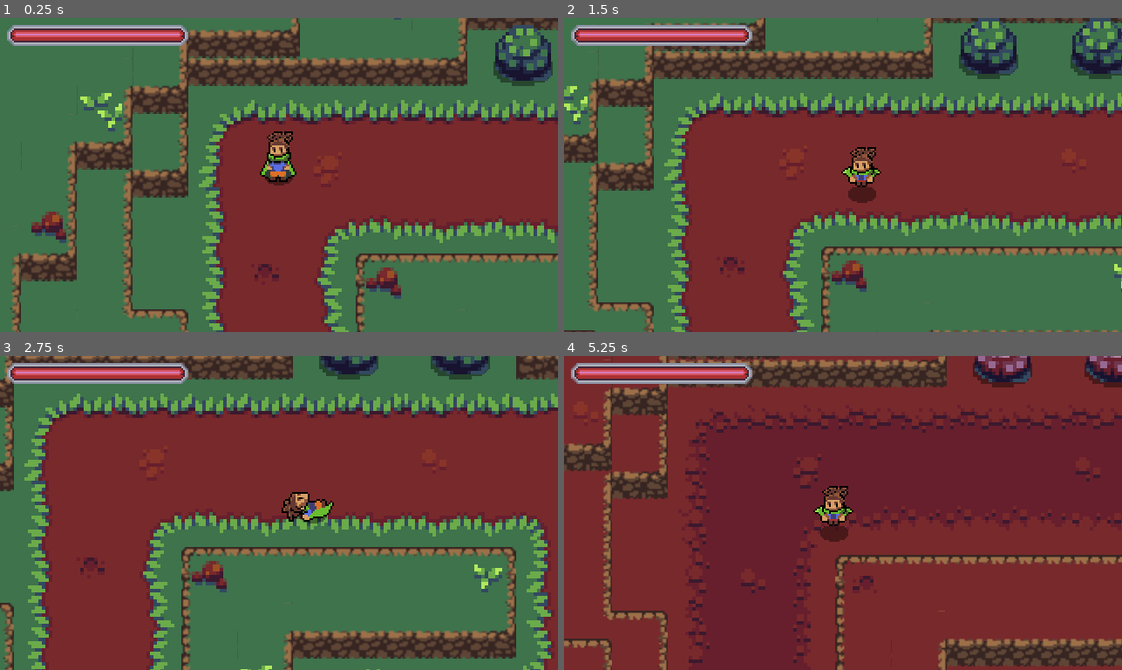
Above: before the commit, frames 1-4 (two rows, left to right).
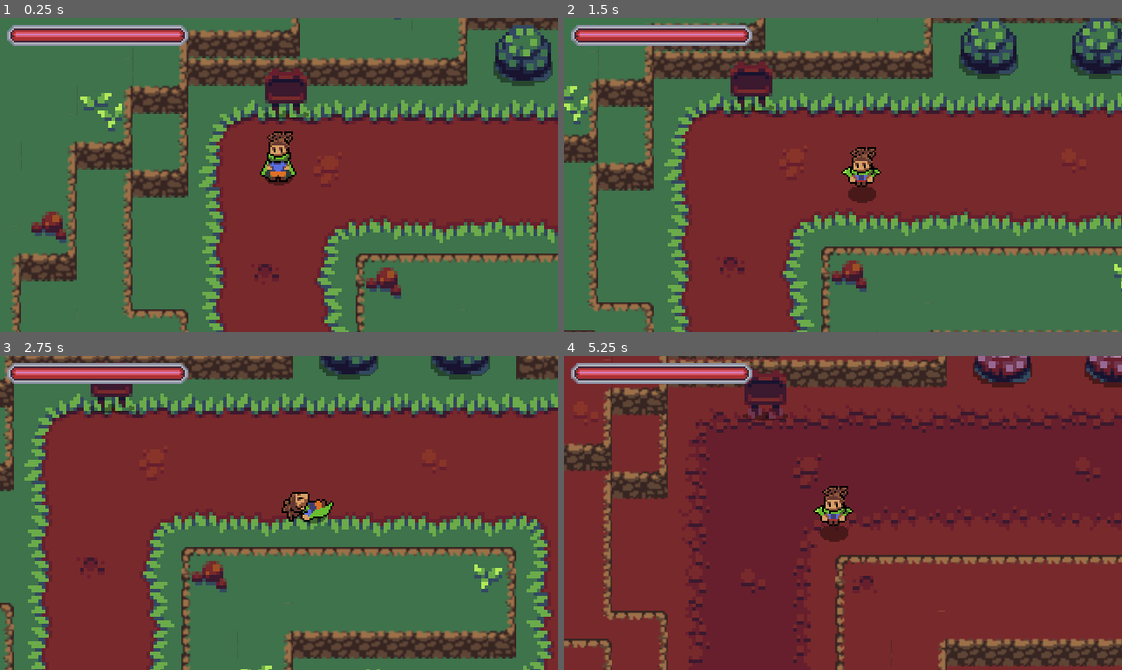
Above: after the commit, the same moments.

Repository: Thomas-Arndt/RPG.1
Game: Godot game, scene res://World/World.tscn
Two runs of this game, one before a commit and one after it. Both use one fixed random seed, a clock stepped at 60 frames per second and the inputs below.
Inputs:
- Up to frame 1 (0.25 s): no input
- Up to frame 2 (1.5 s): tap Enter at 0.5 s; hold Right (ui_right) 0.53-1.28 s; tap R (attack) at 0.6 s; tap E (roll) at 0.8, 1.35 s; hold Down (ui_down) from 1.28 s (still down)
- Up to frame 3 (2.75 s): tap R (attack) at 1.55, 2.1 s; release Down (ui_down) at 2.03 s; hold Right (ui_right) from 2.03 s (still down); tap E (roll) at 2.3 s
- Up to frame 4 (5.25 s): release Right (ui_right) at 2.78 s; hold Up (ui_up) 2.78-3.53 s; tap T (d_shift) at 2.85 s; tap R (attack) at 3.05, 4.35 s; hold Left (ui_left) 3.53-5.03 s; tap E (roll) at 3.6, 5.1 s; hold Down (ui_down) from 5.03 s (still down)

The runs differ from the first frame. In frame 1, 0.9% of the frame differs, in the area x 47-56%, y 16-33%; in frame 2, 0.9%; in frame 3, 0.5%; in frame 4, 0.9%.

Commit message:
Addition of quest system with ability to have available, active and completed quests. delivering of quests is yet to come.

Diff:
--- a/Enemies/GreenVoidBlob.gd
+++ b/Enemies/GreenVoidBlob.gd
@@ -1,6 +1,7 @@
 extends "res://Enemies/VoidBlob.gd"
 
 const DeathEffect = preload("res://Effects/EnemyEffects/VoidBlob/GreenVoidBlobDeathEffect.tscn")
+const masterScene: PackedScene = preload("res://Enemies/VoidBlob.tscn")
 
 func match_dimension():
 	if WorldStats.DIMENSION == true:
--- a/Enemies/RedVoidBlob.gd
+++ b/Enemies/RedVoidBlob.gd
@@ -1,6 +1,7 @@
 extends "res://Enemies/VoidBlob.gd"
 
 const DeathEffect = preload("res://Effects/EnemyEffects/VoidBlob/RedVoidBlobDeathEffect.tscn")
+const masterScene: PackedScene = preload("res://Enemies/VoidBlob.tscn")
 
 func match_dimension():
 	if WorldStats.DIMENSION == true:
--- a/Enemies/VoidBlob.gd
+++ b/Enemies/VoidBlob.gd
@@ -1,4 +1,8 @@
 extends KinematicBody2D
+
+class_name VoidBlob
+
+signal died(enemy)
 
 export var ACCELERATION = 200
 export var MAX_SPEED = 35
@@ -113,6 +117,7 @@
 	hurt_box.start_invincible(0.4)
 
 func _on_Stats_no_health():
+	emit_signal("died", self)
 	queue_free()
 	death_animation()
 
--- a/Enemies/VoidBlob.tscn
+++ b/Enemies/VoidBlob.tscn
@@ -762,7 +762,7 @@
 [sub_resource type="CircleShape2D" id=24]
 radius = 31.0
 
-[node name="VoidBlob" type="KinematicBody2D"]
+[node name="VoidBlob" type="KinematicBody2D" groups=["enemies"]]
 position = Vector2( 0, -6 )
 collision_layer = 16
 collision_mask = 32
--- a/Player/Player.gd
+++ b/Player/Player.gd
@@ -57,6 +57,9 @@
 		if detection_zone.can_interact() and roll_vector == Vector2.UP:
 			if detection_zone.target.hasText() && TextBox.complete:
 				TextBox.queue_text(detection_zone.target.text)
+			if detection_zone.target.quest_reference != null:
+				var quest_reference: Quest = detection_zone.target.quest_reference.instance()
+				QuestSystem.start(quest_reference)
 		elif TextBox.complete:
 			state = ATTACK
 
--- a/UI/UITextBox.gd
+++ b/UI/UITextBox.gd
@@ -27,7 +27,6 @@
 				display_text()
 		States.READING:
 			if Input.is_action_just_pressed("attack") and label.percent_visible > 0.05:
-				print(label.percent_visible)
 				label.percent_visible = 1.0
 				$Tween.remove_all()
 				end_symbol.text = "v"
--- a/Utils/Overlap/InteractionZone.gd
+++ b/Utils/Overlap/InteractionZone.gd
@@ -1,6 +1,27 @@
 extends Area2D
 
 export var text = []
+export var quest_reference: PackedScene = null
 
 func hasText():
 	return len(text) > 0
+
+#export var quest_reference: PackedScene
+#var quest: Quest = null
+#var active: bool = true
+
+#func _ready() -> void:
+#	assert(quest_reference)
+#	quest = QuestSystem.find_available(quest_reference.instance())
+#	quest.connect("started", self, "On_Quest_started")
+
+#func _on_Quest_started():
+#	active = false
+
+#func interact() -> void:
+#	if not active:
+#		return
+#	var quest: Quest = quest_reference.instance()
+#	if not QuestSystem.is_available(quest):
+#		return
+#	QuestSystem.start(quest)
--- /dev/null
+++ b/Utils/QuestSystem/Objectives/QuestObjective.gd
@@ -0,0 +1,14 @@
+extends Node
+class_name QuestObjective
+
+signal completed(objective)
+signal updated(objective)
+
+var completed: bool = false
+
+func finish() -> void:
+	completed = true
+	emit_signal("completed", self)
+
+func as_text() -> String:
+	return"Objective %s as_text method should be overridden" % get_path()
--- /dev/null
+++ b/Utils/QuestSystem/Objectives/QuestObjective.tscn
@@ -0,0 +1,6 @@
+[gd_scene load_steps=2 format=2]
+
+[ext_resource path="res://Utils/QuestSystem/Objectives/QuestObjective.gd" type="Script" id=1]
+
+[node name="QuestObjective" type="Node"]
+script = ExtResource( 1 )
--- /dev/null
+++ b/Utils/QuestSystem/Objectives/QuestSlayObjective.gd
@@ -0,0 +1,25 @@
+extends QuestObjective
+class_name QuestSlayObjective
+
+export var amount: int
+export var target_to_slay: PackedScene
+
+func connect_signals() -> void:
+	for enemy in get_tree().get_nodes_in_group("enemies"):
+		enemy.connect("died", self, "_on_enemy_died")
+
+func _on_enemy_died(enemy) -> void:
+	print(enemy.masterScene.resource_path)
+	print(target_to_slay.resource_path)
+	if completed or enemy.masterScene.resource_path != target_to_slay.resource_path:
+		return
+	amount -= 1
+	emit_signal("updated", self)
+	if amount == 0 and not completed:
+		finish()
+
+func as_text() -> String:
+	return(
+		"Banish %s %s(s) %s"
+		% [str(amount), target_to_slay.instance().name, "(completed)" if completed else ""]
+	)
--- /dev/null
+++ b/Utils/QuestSystem/Objectives/QuestSlayObjective.tscn
@@ -0,0 +1,6 @@
+[gd_scene load_steps=2 format=2]
+
+[ext_resource path="res://Utils/QuestSystem/Objectives/QuestSlayObjective.gd" type="Script" id=1]
+
+[node name="QuestSlayObjective" type="Node"]
+script = ExtResource( 1 )
--- /dev/null
+++ b/Utils/QuestSystem/Quest.gd
@@ -0,0 +1,54 @@
+extends Node
+class_name Quest
+
+signal started
+signal completed
+signal delivered
+
+onready var objectives = $Objectives
+onready var _reward_items: Node = $ItemRewards
+
+export var title: String
+export var description: String
+
+export var reward_on_delivery: bool = false
+export var _reward_experience: int
+
+func _start():
+	for objective in get_objectives():
+		objective.connect("completed", self, "_on_Objective_completed")
+	emit_signal("started")
+
+func get_objectives():
+	return objectives.get_children()
+
+func get_completed_objectives():
+	var completed: Array = []
+	for objective in get_objectives():
+		if not objective.completed:
+			continue
+		completed.append(objective)
+	return completed
+
+func _on_Objective_completed(objective) -> void:
+	if get_completed_objectives().size() == get_objectives().size():
+		emit_signal("completed")
+
+func _deliver():
+	emit_signal("delivered")
+
+func notify_slay_objectives() -> void:
+	for objective in get_objectives():
+		if not objective is QuestSlayObjective:
+			continue
+		(objective as QuestSlayObjective).connect_signals()
+
+func get_rewards() -> Dictionary:
+	return {'experience': _reward_experience, 'items': _reward_items.get_children()}
+
+func get_rewards_as_test() -> Array:
+	var text := []
+	text.append(" - Experience: %s" % str(_reward_experience))
+	for item in _reward_items.get_children():
+		text.append(" - [%s] x (%s)\n" % [item.item.name, str(item.amount)])
+	return text
--- /dev/null
+++ b/Utils/QuestSystem/Quest.tscn
@@ -0,0 +1,10 @@
+[gd_scene load_steps=2 format=2]
+
+[ext_resource path="res://Utils/QuestSystem/Quest.gd" type="Script" id=1]
+
+[node name="Quest" type="Node"]
+script = ExtResource( 1 )
+
+[node name="ItemRewards" type="Node" parent="."]
+
+[node name="Objectives" type="Node" parent="."]
--- /dev/null
+++ b/Utils/QuestSystem/QuestContainer.gd
@@ -0,0 +1,10 @@
+extends Node
+
+func find(_quest: Quest) -> Quest:
+	for quest in get_children():
+		if quest.name == _quest.name:
+			return quest
+	return null
+
+func get_quests() -> Array:
+	return get_children()
--- /dev/null
+++ b/Utils/QuestSystem/QuestItemReward.gd
@@ -0,0 +1,5 @@
+extends Node
+class_name QuestItemReward
+
+export var item: Resource
+export var amount: int
--- /dev/null
+++ b/Utils/QuestSystem/QuestItemReward.tscn
@@ -0,0 +1,6 @@
+[gd_scene load_steps=2 format=2]
+
+[ext_resource path="res://Utils/QuestSystem/QuestItemReward.gd" type="Script" id=1]
+
+[node name="QuestItemReward" type="Node"]
+script = ExtResource( 1 )
--- /dev/null
+++ b/Utils/QuestSystem/QuestSystem.gd
@@ -0,0 +1,32 @@
+extends Node
+
+onready var available_quests = $Available
+onready var active_quests = $Active
+onready var completed_quests = $Completed
+onready var delivered_quests = $Delivered
+
+func find_available(reference: Quest) -> Quest:
+	return available_quests.find(reference)
+
+func get_available_quests() -> Array:
+	return available_quests.get_quests()
+
+func is_available(reference: Quest) -> bool:
+	return available_quests.find(reference) != null
+
+func start(reference: Quest):
+	var quest: Quest = available_quests.find(reference)
+	if quest != null:
+		quest.connect("completed", self, "_on_Quest_completed", [quest])
+		available_quests.remove_child(quest)
+		active_quests.add_child(quest)
+		quest.notify_slay_objectives()
+		quest._start()
+
+func _on_Quest_completed(quest):
+	active_quests.remove_child(quest)
+	completed_quests.add_child(quest)
+
+func deliver(quest: Quest):
+	quest._deliver()
+	var rewards = quest.get_rewards()
--- /dev/null
+++ b/Utils/QuestSystem/QuestSystem.tscn
@@ -0,0 +1,19 @@
+[gd_scene load_steps=4 format=2]
+
+[ext_resource path="res://Utils/QuestSystem/QuestSystem.gd" type="Script" id=1]
+[ext_resource path="res://Utils/QuestSystem/QuestContainer.gd" type="Script" id=2]
+[ext_resource path="res://Utils/QuestSystem/Quests/TestQuest.tscn" type="PackedScene" id=3]
+
+[node name="QuestSystem" type="Node"]
+script = ExtResource( 1 )
+
+[node name="Available" type="Node" parent="."]
+script = ExtResource( 2 )
+
+[node name="TestQuest" parent="Available" instance=ExtResource( 3 )]
+
+[node name="Active" type="Node" parent="."]
+
+[node name="Completed" type="Node" parent="."]
+
+[node name="Delivered" type="Node" parent="."]
--- /dev/null
+++ b/Utils/QuestSystem/Quests/TestQuest.tscn
@@ -0,0 +1,14 @@
+[gd_scene load_steps=4 format=2]
+
+[ext_resource path="res://Utils/QuestSystem/Quest.tscn" type="PackedScene" id=1]
+[ext_resource path="res://Utils/QuestSystem/Objectives/QuestSlayObjective.tscn" type="PackedScene" id=2]
+[ext_resource path="res://Enemies/VoidBlob.tscn" type="PackedScene" id=3]
+
+[node name="TestQuest" instance=ExtResource( 1 )]
+title = "test"
+description = "testes"
+_reward_experience = 10
+
+[node name="QuestSlayObjective" parent="Objectives" index="0" instance=ExtResource( 2 )]
+amount = 3
+target_to_slay = ExtResource( 3 )
--- a/World/World.tscn
+++ b/World/World.tscn
@@ -11,6 +11,7 @@
 [ext_resource path="res://World/Objects/Bush.tscn" type="PackedScene" id=9]
 [ext_resource path="res://World/Objects/Shrub.tscn" type="PackedScene" id=10]
 [ext_resource path="res://UI/UI.tscn" type="PackedScene" id=11]
+[ext_resource path="res://Utils/QuestSystem/Quests/TestQuest.tscn" type="PackedScene" id=12]
 
 [sub_resource type="TileSet" id=99]
 2/name = "sheet.png 2"
@@ -1180,20 +1181,13 @@
 [node name="Signs" type="YSort" parent="YSort"]
 
 [node name="BulletinBoard" parent="YSort/Signs" instance=ExtResource( 3 )]
-position = Vector2( -448, 144 )
+position = Vector2( -936, 176 )
 
 [node name="InteractionZone" parent="YSort/Signs/BulletinBoard" index="4"]
 text = [ "This is some placeholder text." ]
-
-[node name="BulletinBoard2" parent="YSort/Signs" instance=ExtResource( 3 )]
-position = Vector2( -336, 224 )
-
-[node name="InteractionZone" parent="YSort/Signs/BulletinBoard2" index="4"]
-text = [ "This is some different placeholder text." ]
+quest_reference = ExtResource( 12 )
 
 [node name="UI" parent="." instance=ExtResource( 11 )]
 
 [editable path="YSort/Signs/BulletinBoard"]
 [editable path="YSort/Signs/BulletinBoard/InteractionZone"]
-[editable path="YSort/Signs/BulletinBoard2"]
-[editable path="YSort/Signs/BulletinBoard2/InteractionZone"]
--- a/project.godot
+++ b/project.godot
@@ -7,6 +7,40 @@
 ;   param=value ; assign values to parameters
 
 config_version=4
+
+_global_script_classes=[ {
+"base": "Node",
+"class": "Quest",
+"language": "GDScript",
+"path": "res://Utils/QuestSystem/Quest.gd"
+}, {
+"base": "Node",
+"class": "QuestItemReward",
+"language": "GDScript",
+"path": "res://Utils/QuestSystem/QuestItemReward.gd"
+}, {
+"base": "Node",
+"class": "QuestObjective",
+"language": "GDScript",
+"path": "res://Utils/QuestSystem/Objectives/QuestObjective.gd"
+}, {
+"base": "QuestObjective",
+"class": "QuestSlayObjective",
+"language": "GDScript",
+"path": "res://Utils/QuestSystem/Objectives/QuestSlayObjective.gd"
+}, {
+"base": "KinematicBody2D",
+"class": "VoidBlob",
+"language": "GDScript",
+"path": "res://Enemies/VoidBlob.gd"
+} ]
+_global_script_class_icons={
+"Quest": "",
+"QuestItemReward": "",
+"QuestObjective": "",
+"QuestSlayObjective": "",
+"VoidBlob": ""
+}
 
 [application]
 
@@ -18,6 +52,7 @@
 
 PlayerStats="*res://Utils/Stats/PlayerStats.tscn"
 WorldStats="*res://Utils/Stats/WorldStats.gd"
+QuestSystem="*res://Utils/QuestSystem/QuestSystem.tscn"
 
 [display]
 
Not shown: 1 places in World/World.tscn that only renumber resources
